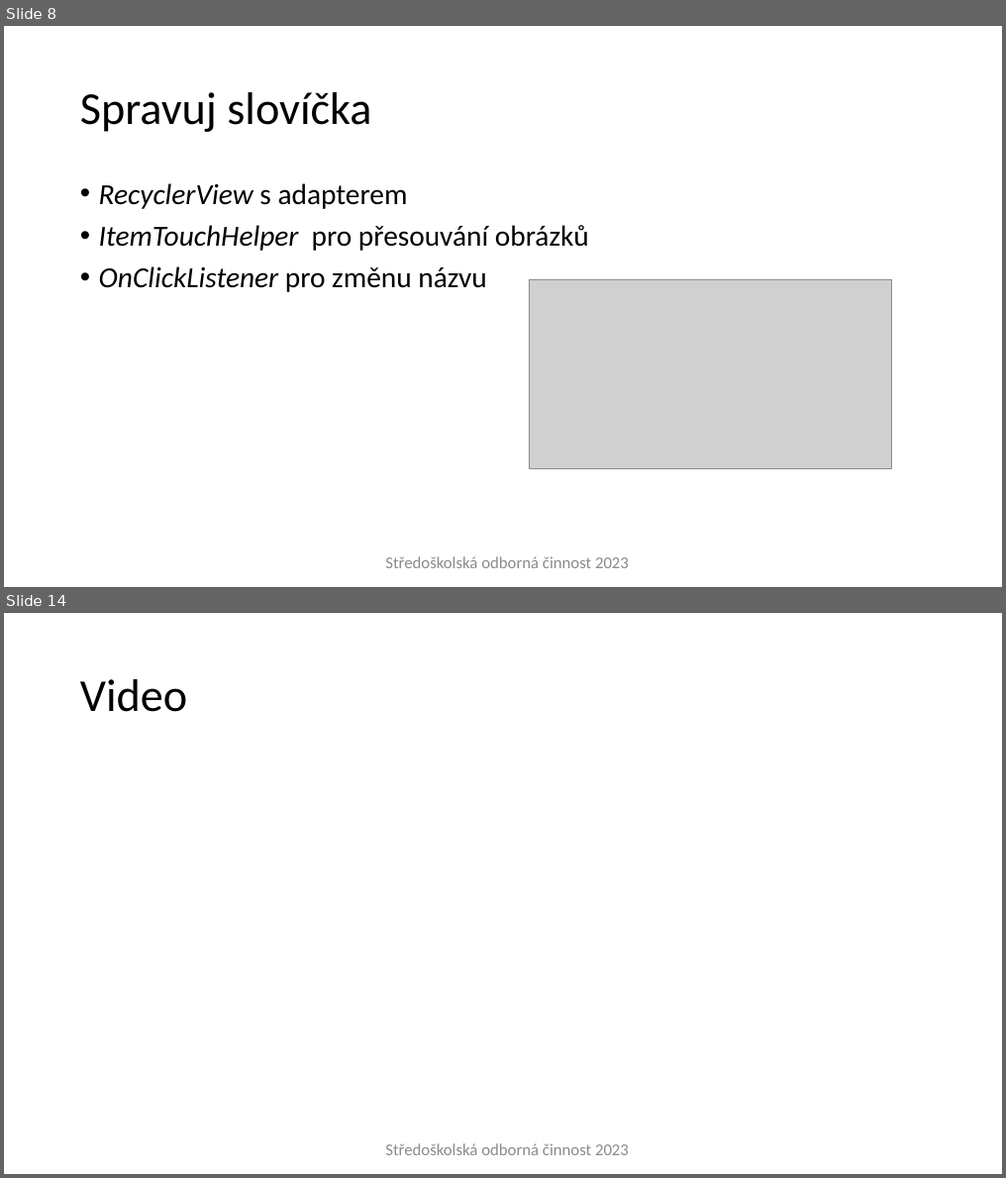
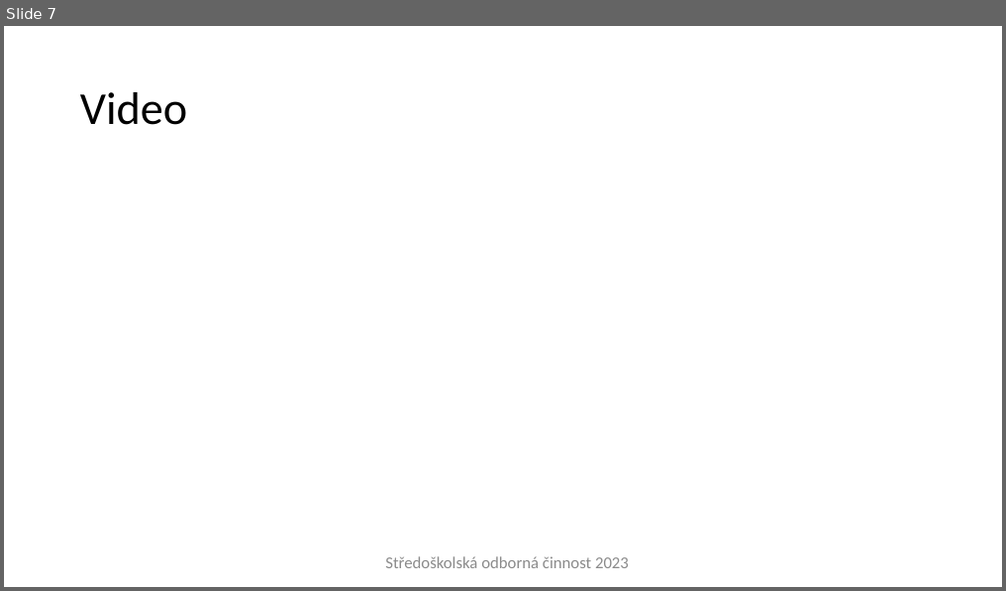
Before and after one commit to gyarab/Aplikace-Domluv-se, a slide deck: soc prezentace.pptx. Shown one above the other, each under a label of ours: slides 8 and 14 before the commit, slide 7 after it; the slides between them are not shown. The pictures are 1006x1178 and 1006x591 pixels, drawn with LibreOffice and Linux fonts; fonts in the diff are those of the drawing; grey boxes stand for pictures; background and template pictures are left out. Boxes give left, top, right and bottom in pixels: in the first picture for what was removed or moved away, otherwise in the second. Text is boxed around its words. In the diff, an @@ line names an element or a change of style, - is before the commit and + after.

```diff
--- a/soc prezentace.pptx
+++ b/soc prezentace.pptx
@@ slide 8 removed at <box>4,26,1002,587</box>, background #FFFFFF @@
@@ title removed at <box>80,92,371,132</box> @@
-Spravuj slovíčka
@@ text removed at <box>99,183,589,292</box> @@
-• RecyclerView s adapterem
-• ItemTouchHelper pro přesouvání obrázků
-• OnClickListener pro změnu názvu
@@ picture removed at <box>529,279,892,470</box> @@
@@ rectangle removed at <box>377,548,638,577</box> @@
-Středoškolská odborná činnost 2023
@@ what was slide 14 is now slide 7 @@
```
Also in this commit, not shown: 5 slides changed, 6 slides added, 8 other slides removed.
